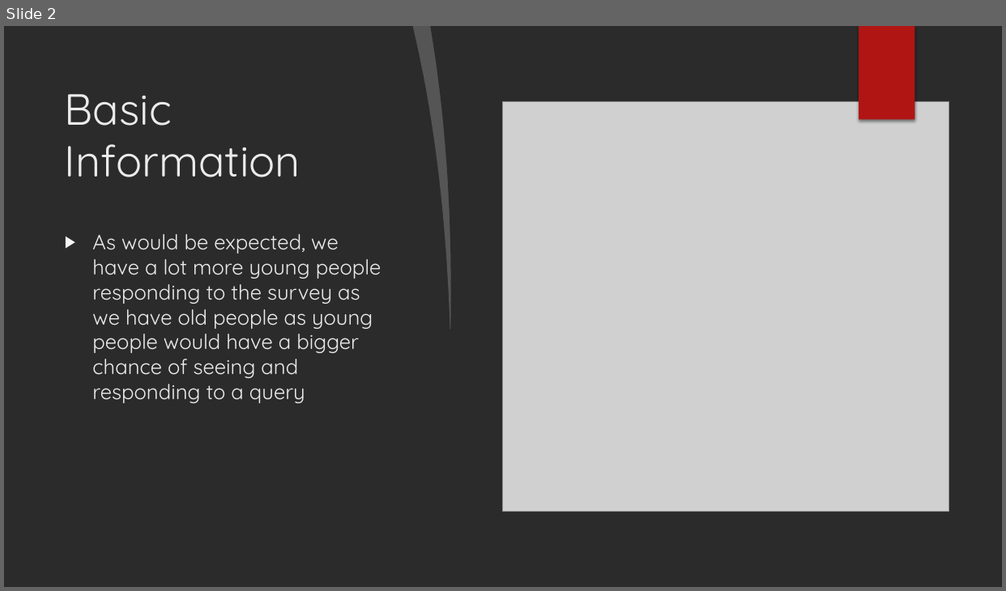
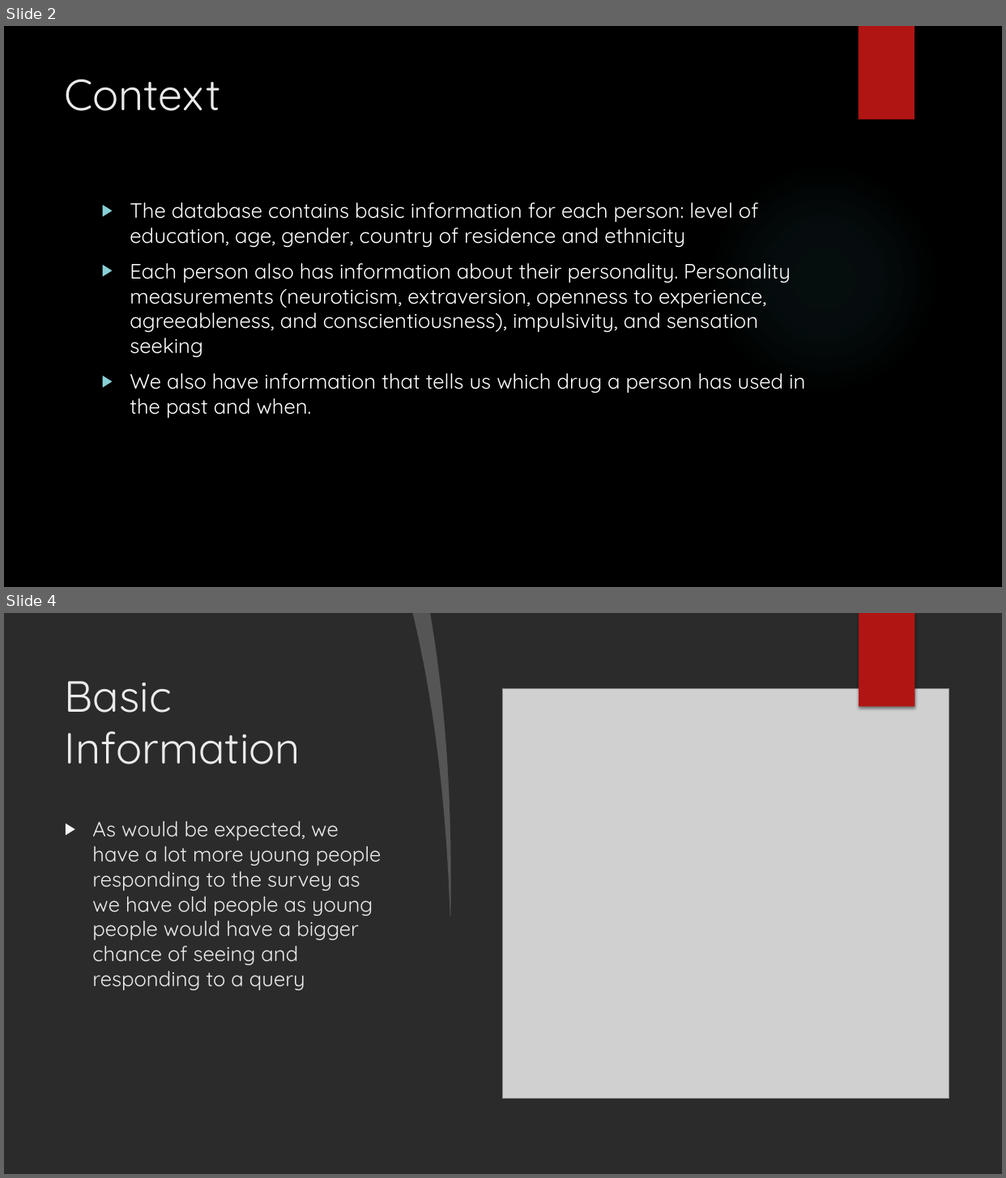
Before and after one commit to FearlessClock/PythonDataAnalyste, a slide deck: Drug consuption Pieter Algera.pptx. Shown one above the other, each under a label of ours: slide 2 before the commit, slides 2 and 4 after it; the slides between them are not shown. The pictures are 1006x591 and 1006x1178 pixels, drawn with LibreOffice and Linux fonts; fonts in the diff are those of the drawing; grey boxes stand for pictures; background and template pictures are left out; a plain dark background stands for a picture behind light text. Boxes give left, top, right and bottom in pixels: in the first picture for what was removed or moved away, otherwise in the second. Text is boxed around its words. In the diff, an @@ line names an element or a change of style, - is before the commit and + after.

```diff
--- a/Drug consuption Pieter Algera.pptx
+++ b/Drug consuption Pieter Algera.pptx
@@ slide 2 added at bbox=[4, 26, 1002, 587], background picture (left out); not listed: 1 template element that a slide beside it also shows @@
@@ title added at bbox=[65, 79, 221, 111], 42 pt, text #EBEBEB @@
+Context
@@ ellipse added at bbox=[709, 163, 939, 394], fill gradient #50B9C1 @@
@@ text added at bbox=[130, 203, 805, 418], 20 pt, text #FFFFFF @@
+▶ The database contains basic information for each person: level of education, age, gender, country of residence and ethnicity
+▶ Each person also has information about their personality. Personality measurements (neuroticism, extraversion, openness to experience, agreeableness, and conscientiousness), impulsivity, and sensation seeking
+▶ We also have information that tells us which drug a person has used in the past and when.
@@ what was slide 2 is now slide 4 @@
```
Also in this commit, not shown: 3 slides changed, 11 other slides added, 1 other file.
